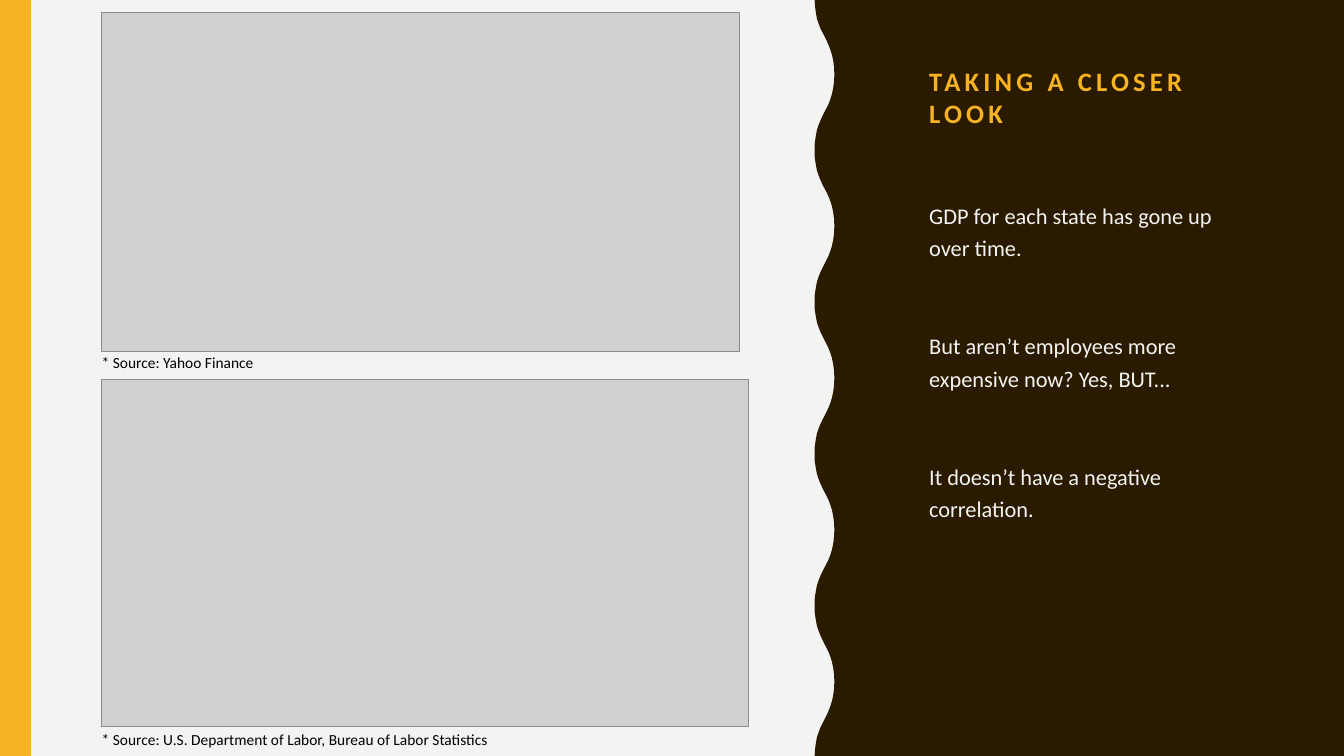
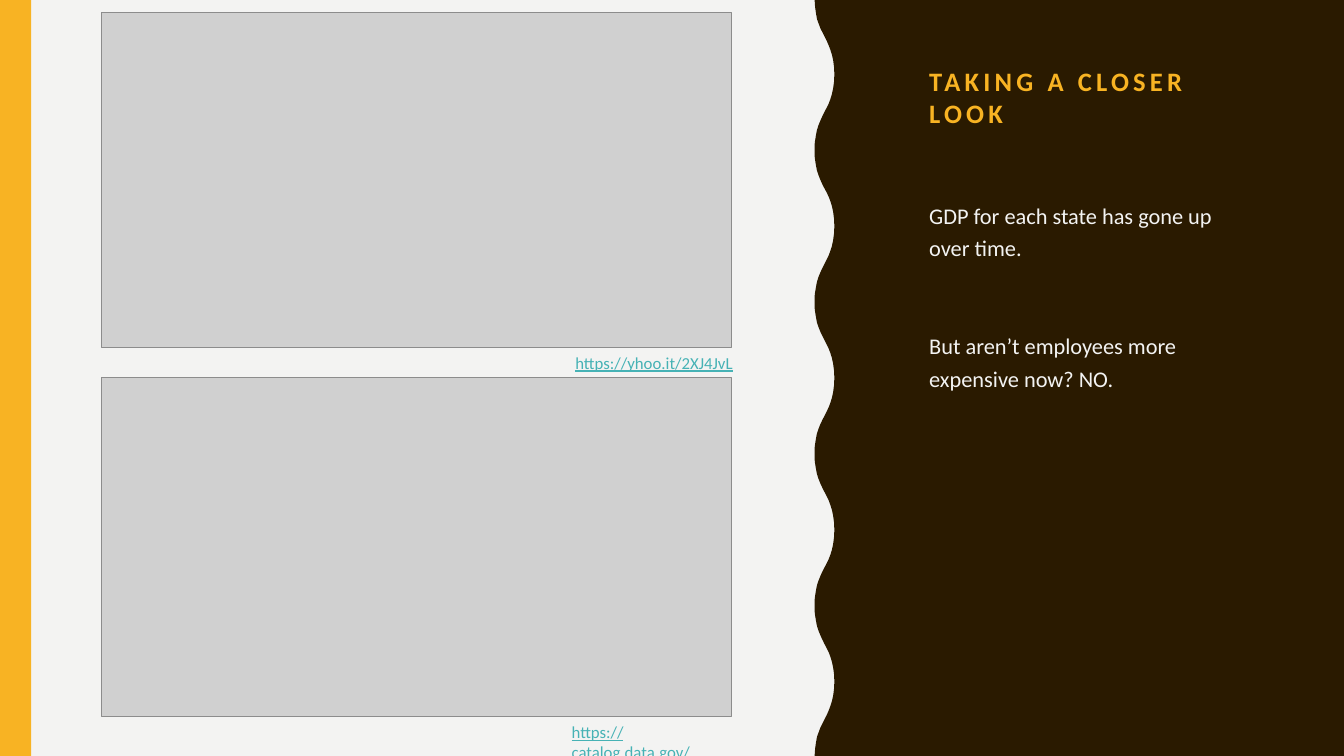
Before and after one commit to kathleeng77/Open-Source-Project-1, a slide deck: slide 12 of presentation/women-in-workforce.pptx. Drawn at 1344x756 pixels with LibreOffice and Linux fonts; fonts in the diff are those of the drawing; grey boxes stand for pictures. Boxes give left, top, right and bottom in pixels: in the first picture for what was removed or moved away, otherwise in the second. Text is boxed around its words. In the diff, an @@ line names an element or a change of style, - is before the commit and + after.

Commit message:
checked summary grammar and added alt text to ppt

```diff
--- a/presentation/women-in-workforce.pptx
+++ b/presentation/women-in-workforce.pptx
@@ picture: place and size @@
-picture at box(102, 12, 740, 352)
+picture at box(102, 12, 732, 348)
@@ text removed at box(113, 357, 253, 368) @@
-* Source: Yahoo Finance
@@ text added at box(575, 357, 732, 372), 12 pt, text #46B2B5, underline @@
+https://yhoo.it/2XJ4JvL
@@ text at box(929, 338, 1176, 391): text changed @@
-But aren’t employees more expensive now? Yes, BUT...
-It doesn’t have a negative correlation.
+But aren’t employees more expensive now? NO.
@@ picture: place and size @@
-picture at box(102, 379, 749, 727)
+picture at box(102, 378, 732, 717)
@@ text removed at box(113, 734, 487, 748) @@
-* Source: U.S. Department of Labor, Bureau of Labor Statistics
@@ text added at box(572, 726, 624, 741), 12 pt, text #46B2B5, underline @@
+https://catalog.data.gov/
```
Also in this commit, not shown: 11 other slides changed, 1 slide added, 1 slide removed, 5 other files.
